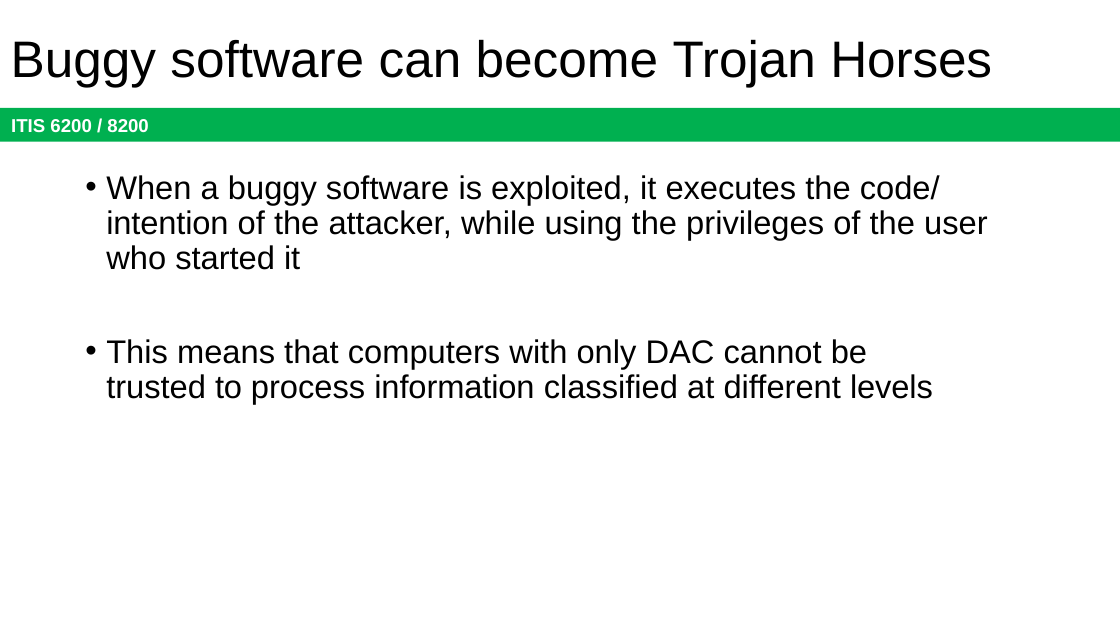
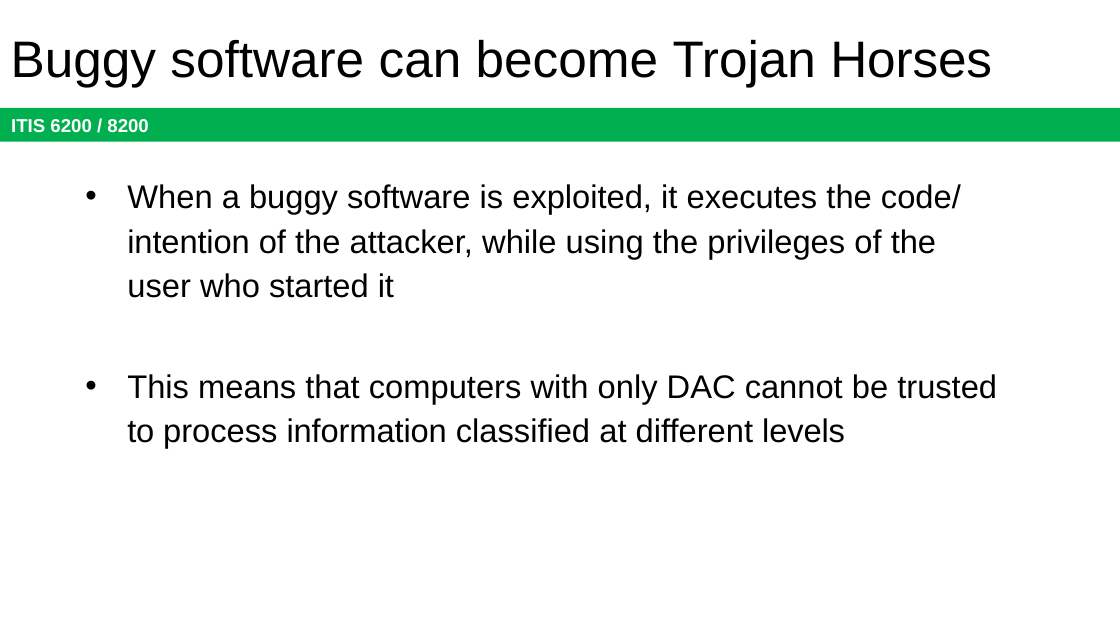
Before and after one commit to jx5c/github.io, a slide deck: slide 24 of teaching/ITIS6200/2023fa/lectures/lec09.pptx. Drawn at 1120x630 pixels with LibreOffice and Linux fonts; fonts in the diff are those of the drawing. Boxes give left, top, right and bottom in pixels: in the first picture for what was removed or moved away, otherwise in the second. Text is boxed around its words. In the diff, an @@ line names an element or a change of style, - is before the commit and + after.

```diff
--- a/teaching/ITIS6200/2023fa/lectures/lec09.pptx
+++ b/teaching/ITIS6200/2023fa/lectures/lec09.pptx
@@ text "When a buggy software is ..." at bbox=[127, 184, 997, 448]: indent changed; line spacing 22.7pt to 1.14; more space between paragraphs @@
```
Also in this commit, not shown: 15 other slides changed, 1 slide removed, 1 other file.
